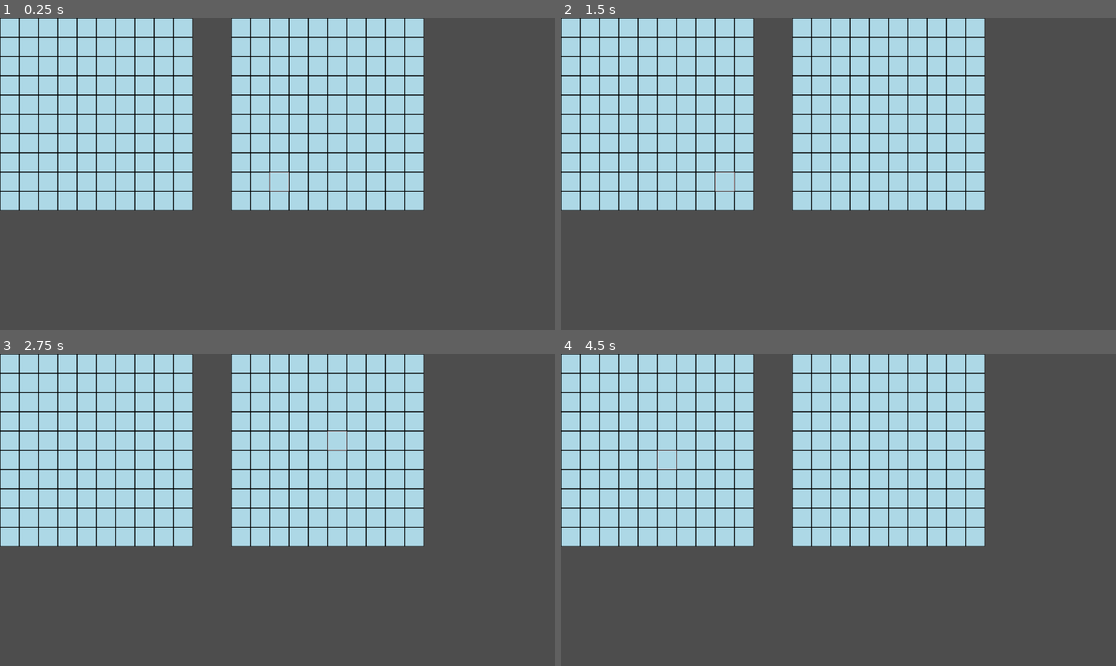
Above: before the commit, frames 1-4 (two rows, left to right).
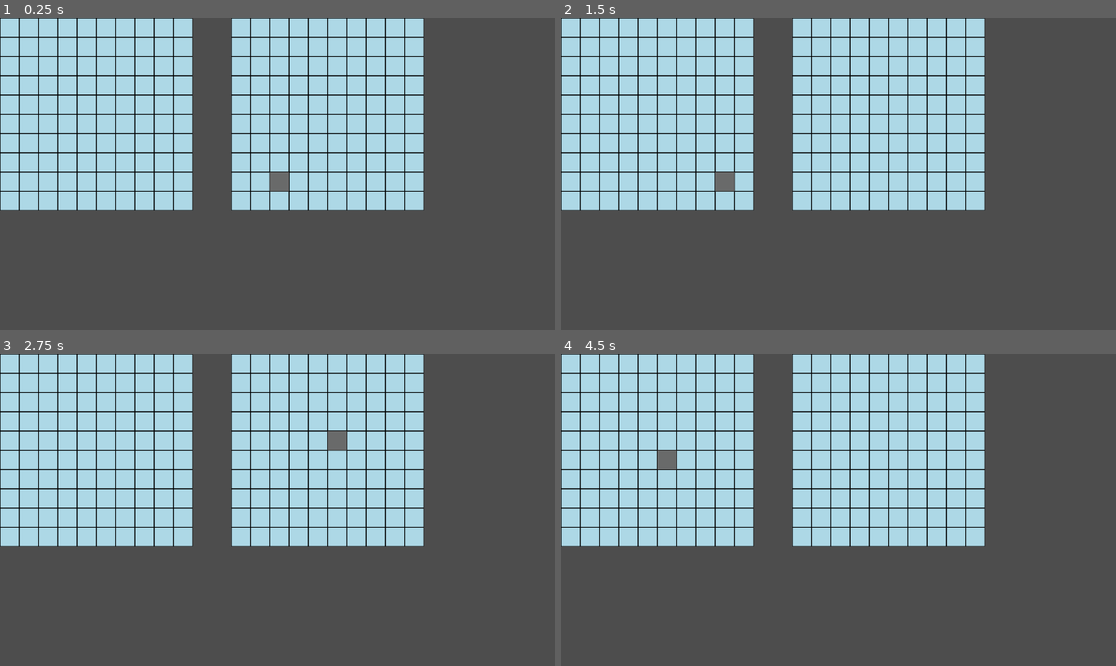
Above: after the commit, the same moments.

Repository: luisesales/battleship-online
Game: Godot game, scene res://Scenes/inGame.tscn
Two runs of this game, one before a commit and one after it. Both use one fixed random seed, a clock stepped at 60 frames per second and the inputs below.
Inputs (mouse positions are in pixels of both pictures, inside the frame that each line leads up to):
- Up to frame 1 (0.25 s): no input
- Up to frame 2 (1.5 s): tap Enter at 0.5 s; move the mouse to (960, 158) at 0.52 s; click (960, 158) at 0.6 s; right-click (960, 158) at 0.8 s; tap Space at 1.25 s; move the mouse to (727, 189) at 1.27 s; right-click (727, 189) at 1.35 s
- Up to frame 3 (2.75 s): click (166, 525) at 1.55 s; tap Enter at 2 s; move the mouse to (333, 441) at 2.02 s; click (333, 441) at 2.1 s; right-click (333, 441) at 2.3 s
- Up to frame 4 (4.5 s): tap Space at 2.75, 4.25 s; move the mouse to (810, 572) at 2.77 s; right-click (810, 572) at 2.85 s; click (810, 572) at 3.05 s; tap Enter at 3.5 s; move the mouse to (1005, 556) at 3.52 s; click (1005, 556) at 3.6 s; right-click (1005, 556) at 3.8 s; move the mouse to (672, 463) at 4.27 s; right-click (672, 463) at 4.35 s

The runs differ from the first frame. In frame 1, 0.2% of the frame differs, in the area x 48-53%, y 49-56%; in frame 2, 0.2%; in frame 3, 0.2%, in the area x 58-63%, y 24-31%; in frame 4, 0.2%.

Commit message:
adding rotate ship and attack functions untested

Diff:
--- a/Assets/Tile Sets/Board.tres
+++ b/Assets/Tile Sets/Board.tres
@@ -11,8 +11,8 @@
 [ext_resource type="Texture2D" uid="uid://dqvlu6meafr4w" path="res://Assets/Tiles/unselectedTile.png" id="9_du8lc"]
 [ext_resource type="Texture2D" uid="uid://mae682r6repe" path="res://Assets/Tiles/missTile.png" id="10_gu80i"]
 
-[sub_resource type="TileSetAtlasSource" id="TileSetAtlasSource_ckog7"]
-texture = ExtResource("1_fijvl")
+[sub_resource type="TileSetAtlasSource" id="TileSetAtlasSource_55jym"]
+texture = ExtResource("10_gu80i")
 texture_region_size = Vector2i(40, 40)
 0:0/0 = 0
 
@@ -56,20 +56,20 @@
 texture_region_size = Vector2i(40, 40)
 0:0/0 = 0
 
-[sub_resource type="TileSetAtlasSource" id="TileSetAtlasSource_55jym"]
-texture = ExtResource("10_gu80i")
+[sub_resource type="TileSetAtlasSource" id="TileSetAtlasSource_ckog7"]
+texture = ExtResource("1_fijvl")
 texture_region_size = Vector2i(40, 40)
 0:0/0 = 0
 
 [resource]
 tile_size = Vector2i(40, 40)
-sources/0 = SubResource("TileSetAtlasSource_ckog7")
-sources/1 = SubResource("TileSetAtlasSource_skunr")
-sources/2 = SubResource("TileSetAtlasSource_73c1m")
 sources/3 = SubResource("TileSetAtlasSource_eeuq7")
 sources/4 = SubResource("TileSetAtlasSource_fj2qq")
 sources/5 = SubResource("TileSetAtlasSource_8eyam")
 sources/6 = SubResource("TileSetAtlasSource_fkdm0")
 sources/7 = SubResource("TileSetAtlasSource_0hnds")
 sources/8 = SubResource("TileSetAtlasSource_nbtpc")
-sources/9 = SubResource("TileSetAtlasSource_55jym")
+sources/0 = SubResource("TileSetAtlasSource_55jym")
+sources/9 = SubResource("TileSetAtlasSource_ckog7")
+sources/1 = SubResource("TileSetAtlasSource_skunr")
+sources/2 = SubResource("TileSetAtlasSource_73c1m")
--- a/Scripts/Board.gd
+++ b/Scripts/Board.gd
@@ -11,10 +11,11 @@
 	for x in gameController.gridSize:
 		for y in gameController.gridSize:
 			gameController.playerBoard[str(Vector2(x,y))] = {
-					"type": "default" ,
+					"type": 0 ,
 					"x" : x,
 					"y" : y,
-					"vertical" : false
+					"vertical" : false,
+					"boat" : -1
 
 			}
 			set_cell(0, Vector2(x,y), 2 , Vector2i(0,0), 0)
@@ -24,20 +25,42 @@
 	for x in range(gameController.gridSize + gameController.gridDistance, 2*gameController.gridSize+gameController.gridDistance) :
 		for y in gameController.gridSize:
 			gameController.enemyBoard[str(Vector2(x,y))] = {
-					"type": "default" ,
+					"type": 0 ,
 					"x" : x,
 					"y" : y,
-					"vertical" : false
+					"vertical" : false,
+					"boat" : -1
 
 			}
 			set_cell(0, Vector2(x,y), 2 , Vector2i(0,0), 0)
 			set_cell(1, Vector2(x,y), 8 , Vector2i(0,0), 0)
 
-func attack(tile):
-	pass
+func locateShip(tile, board):
+	var ship = {}
+	for boardTile in board :
+		if boardTile["boat"] == board[str(tile)]["boat"] :
+			ship[str(Vector2(board[str(tile)]["x"],board[str(tile)]["y"]))] = boardTile
+	return ship
+	##return  {piece : data for piece, data in board.items() if data.get("boat") == board[str(tile)]["boat"]}
 
-func rotateShip(tile):
-	pass
+func attack(tile, board):
+	if board[str(tile)]["type"] > 1 :
+		if board[str(tile)]["type"] == 2 :
+			board[str(tile)]["type"] = 0
+		else :
+			board[str(tile)]["type"] = 1
+		set_cell(0, Vector2(board[str(tile)]["x"],board[str(tile)]["y"]), board[str(tile)]["type"] , Vector2i(0,0), 0)
+
+func rotateShip(tile, board):
+	if board[str(tile)]["type"] > 2 :
+		var ship = locateShip(tile, board)
+		if 	board[str(tile)]["vertical"] :
+			for n in range (1, gameController.shipSize[ship[0]["type"]]) :
+				if board[str(Vector2(board[str(tile)]["x"]+n, board[str(tile)]["y"]))]["type"] > 2 :
+					return
+			for n in range (1, gameController.shipSize[ship[0]["type"]]) :
+				set_cell(0, Vector2(board[str(tile)]["x"]+n,board[str(tile)]["y"]), board[str(tile)]["type"] , Vector2i(0,0), 0)
+				set_cell(0, Vector2(board[str(tile)]["x"],board[str(tile)]["y"]+n), 2 , Vector2i(0,0), 0)
 
 func moveShip(tile):
 	pass
@@ -45,6 +68,10 @@
 func selectTile(tile):
 		set_cell(1, tile, 0, Vector2i(0,0), 0)
 		aux = tile
+
+func setupGame():
+	gameController.playerBoard.clear()
+	gameController.enemyBoard.clear()
 
 # Called every frame. 'delta' is the elapsed time since the previous frame.
 func _process(delta):
@@ -56,8 +83,8 @@
 		if(Input.is_action_just_pressed("mb_left")):
 			moveShip(tile)
 		if(Input.is_action_just_pressed("mb_right")):
-			rotateShip(tile)
+			rotateShip(tile, gameController.playerBoard)
 	if gameController.enemyBoard.has(str(tile)):
 		selectTile(tile)
 		if(Input.is_action_just_pressed("mb_left")):
-			attack(tile)
+			attack(tile, gameController.enemyBoard)
--- a/Scripts/GameController.gd
+++ b/Scripts/GameController.gd
@@ -8,3 +8,11 @@
 
 @export var playerBoard = {}
 @export var enemyBoard = {}
+
+const shipSize = {
+	3 : 4,
+	4 : 5,
+	5 : 3,
+	6 : 2,
+	7 : 3
+}
